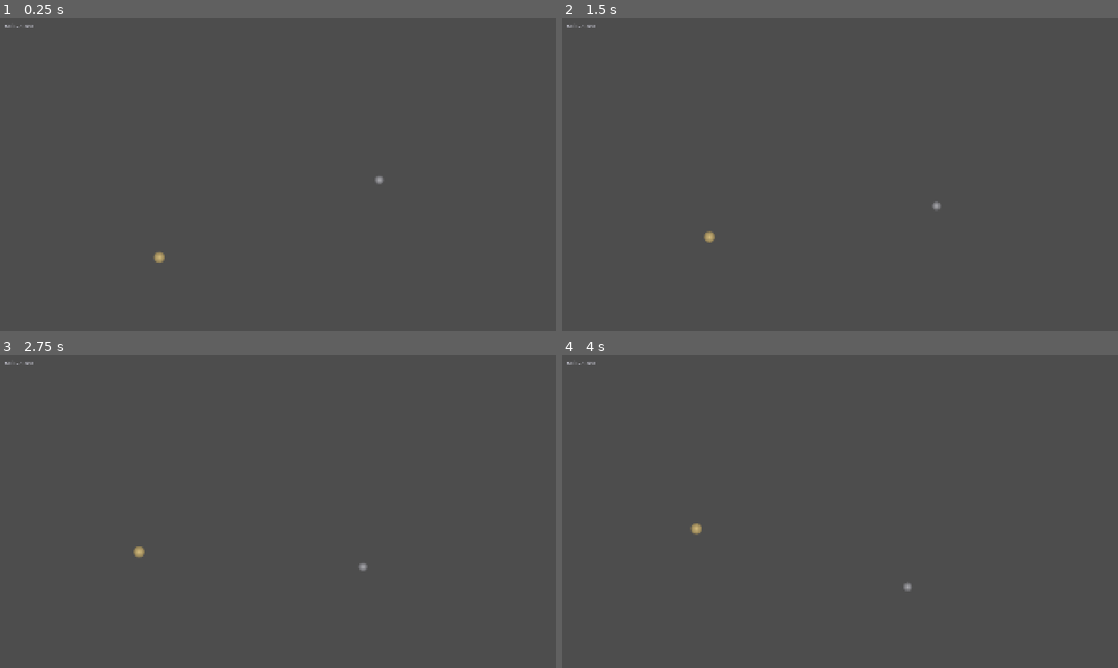
Above: before the commit, frames 1-4 (two rows, left to right).
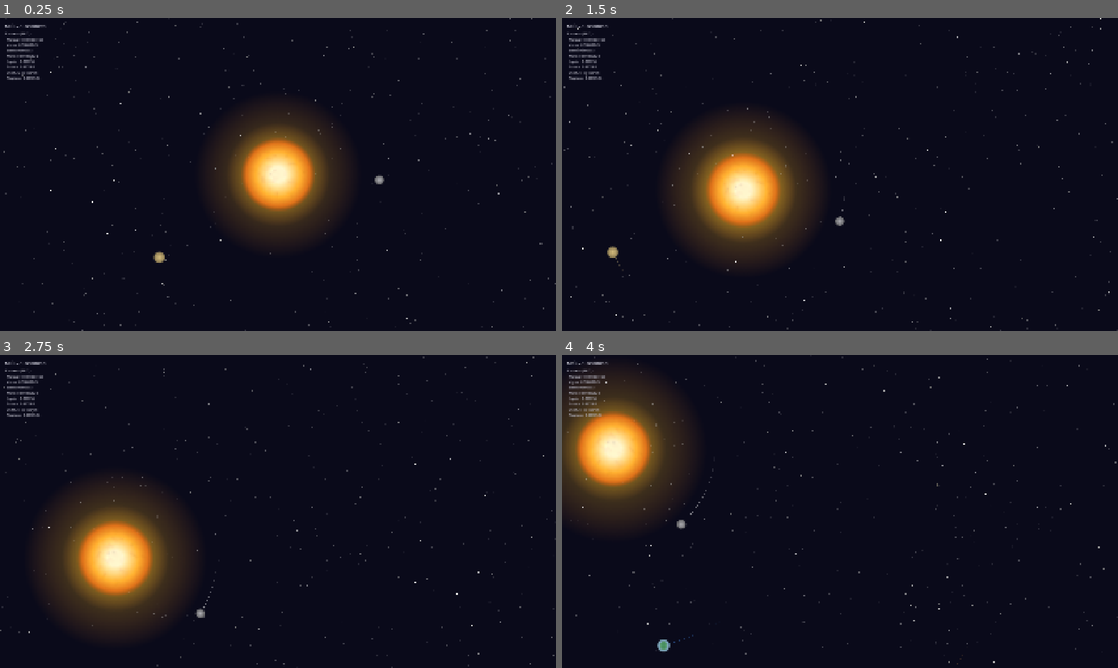
Above: after the commit, the same moments.

Repository: avantgardian/godot-space-idle
Game: Godot game, scene res://scenes/main.tscn
Same seed, same stepped clock (60 frames per second), same inputs: the game is played once before the commit and once after it.
Inputs (mouse positions are in pixels of both pictures, inside the frame that each line leads up to):
- Up to frame 1 (0.25 s): no input
- Up to frame 2 (1.5 s): tap Enter at 0.5 s; move the mouse to (962, 158) at 0.52 s; hold Right (ui_right) 0.53-1.25 s; tap L at 0.6 s; click (962, 158) at 0.67 s; drag from (728, 190) to (812, 237) at 1.27 s
- Up to frame 3 (2.75 s): move the mouse to (333, 442) at 2.02 s; hold Right (ui_right) from 2.03 s (still down); tap L at 2.1 s
- Up to frame 4 (4 s): release Right (ui_right) at 2.75 s; drag from (812, 574) to (673, 464) at 2.77 s; move the mouse to (1006, 558) at 3.52 s; hold Left (ui_left) from 3.53 s (still down); tap L at 3.6 s

The runs differ from the first frame. In frame 1, 100% of the frame differs, in the area x 0-100%, y 0-100%; in frame 2, 100%; in frame 3, 100%; in frame 4, 100%.
Error before the commit: Parse Error: Only identifier, attribute access, and subscription access can be used as assignment target. (res://scripts/main.gd:77)

Commit message:
fix: use str() for planet mass formatting

Diff:
--- a/scripts/main.gd
+++ b/scripts/main.gd
@@ -74,14 +74,14 @@
 
 	var title := Label.new()
 	title.text = "Planets (M☉):"
-	title.theme_override_colors/font_color = Color(0.8, 0.8, 0.85, 1)
-	title.theme_override_font_sizes/font_size = 14
+	title.add_theme_color_override("font_color", Color(0.8, 0.8, 0.85, 1))
+	title.add_theme_font_size_override("font_size", 14)
 	container.add_child(title)
 
 	for p in _planet_data:
 		var lbl := Label.new()
-		lbl.theme_override_colors/font_color = Color(0.7, 0.7, 0.75, 1)
-		lbl.theme_override_font_sizes/font_size = 12
+		lbl.add_theme_color_override("font_color", Color(0.7, 0.7, 0.75, 1))
+		lbl.add_theme_font_size_override("font_size", 12)
 		container.add_child(lbl)
 		_planet_mass_labels.append(lbl)
 
@@ -330,7 +330,7 @@
 		_mass_label.text = "M☉ = %.7f" % sun_mass
 		var planet_names := ["Mercury", "Venus", "Earth", "Mars", "Jupiter", "Saturn", "Uranus", "Neptune"]
 		for i in _planet_data.size():
-			_planet_mass_labels[i].text = "  %s: %.2e" % [planet_names[i], _planet_data[i].node.mass]
+			_planet_mass_labels[i].text = "  %s: %s" % [planet_names[i], str(_planet_data[i].node.mass)]
 
 	var camera := $Camera2D as Camera2D
 	var cur_zoom: float = camera.zoom.x
